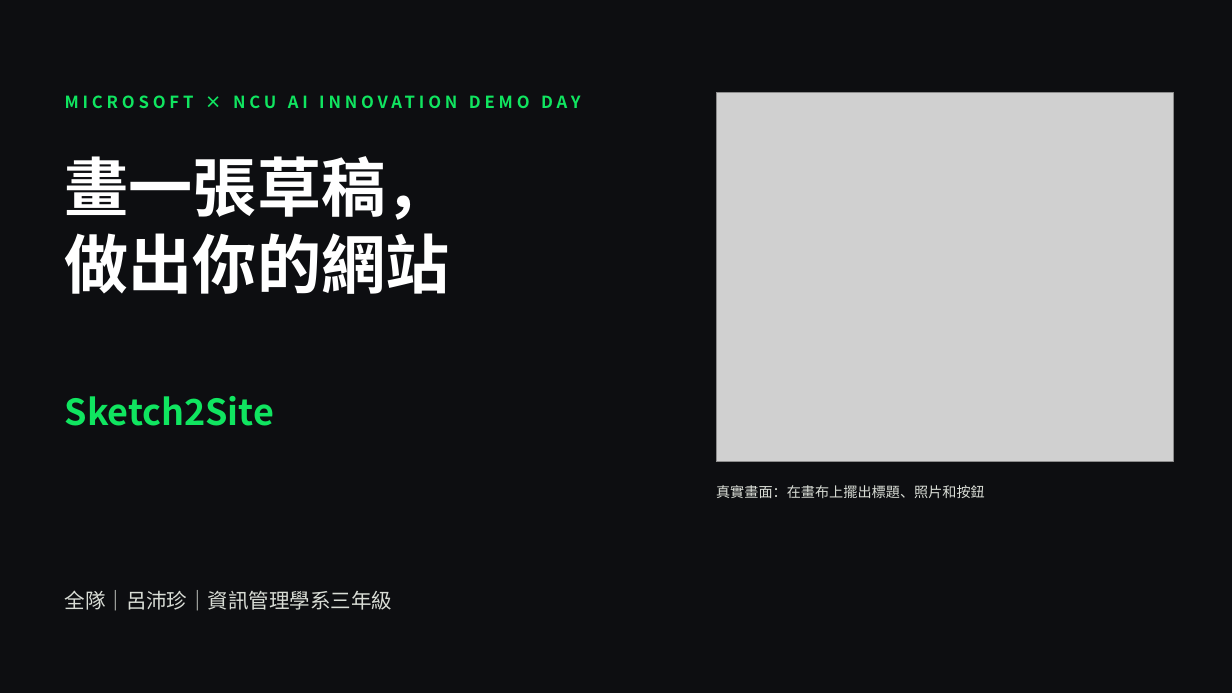
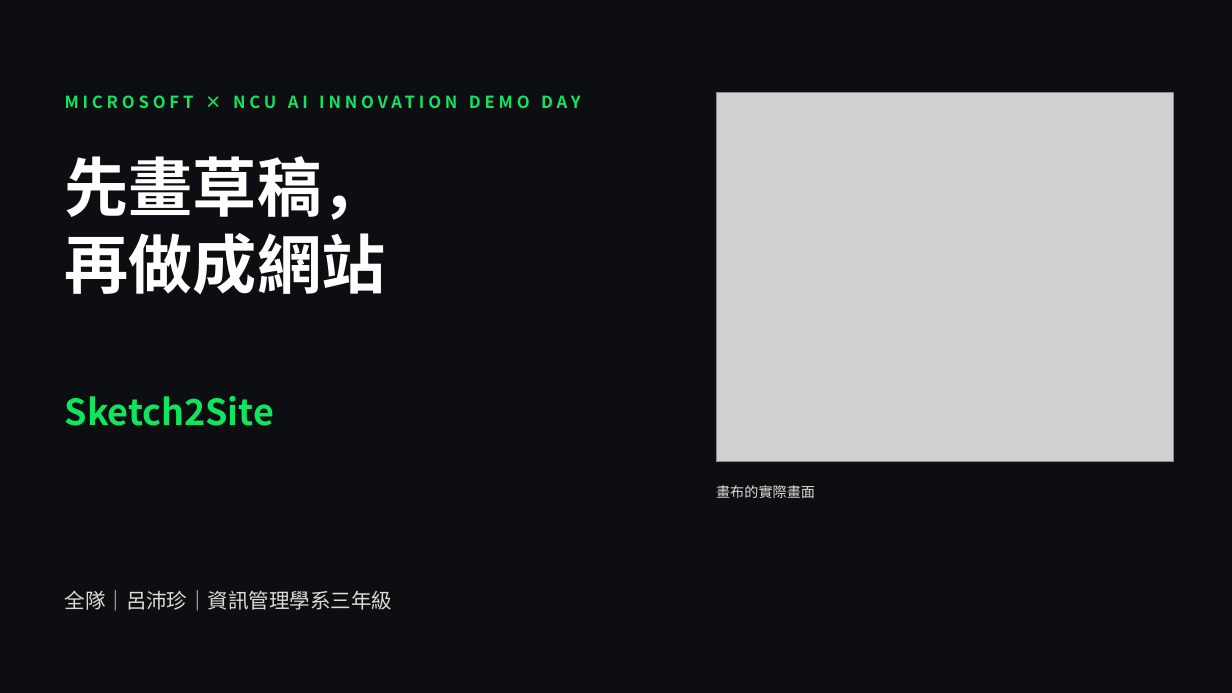
Before and after one commit to ChewyChloe/Sketch2Site, a slide deck: slide 1 of docs/demo-day/Sketch2Site-DemoDay-v1.pptx. Drawn at 1232x693 pixels with LibreOffice and Linux fonts; fonts in the diff are those of the drawing; grey boxes stand for pictures. Boxes give left, top, right and bottom in pixels: in the first picture for what was removed or moved away, otherwise in the second. Text is boxed around its words. In the diff, an @@ line names an element or a change of style, - is before the commit and + after.

```diff
--- a/docs/demo-day/Sketch2Site-DemoDay-v1.pptx
+++ b/docs/demo-day/Sketch2Site-DemoDay-v1.pptx
@@ text at (x1=65, y1=156, x2=386, y2=294): text changed @@
-畫一張草稿，
-做出你的網站
+先畫草稿，
+再做成網站
@@ text at (x1=716, y1=485, x2=815, y2=498): text changed @@
-真實畫面：在畫布上擺出標題、照片和按鈕
+畫布的實際畫面
```
Also in this commit, not shown: 8 other slides changed, 1 slide removed, 6 other files.
